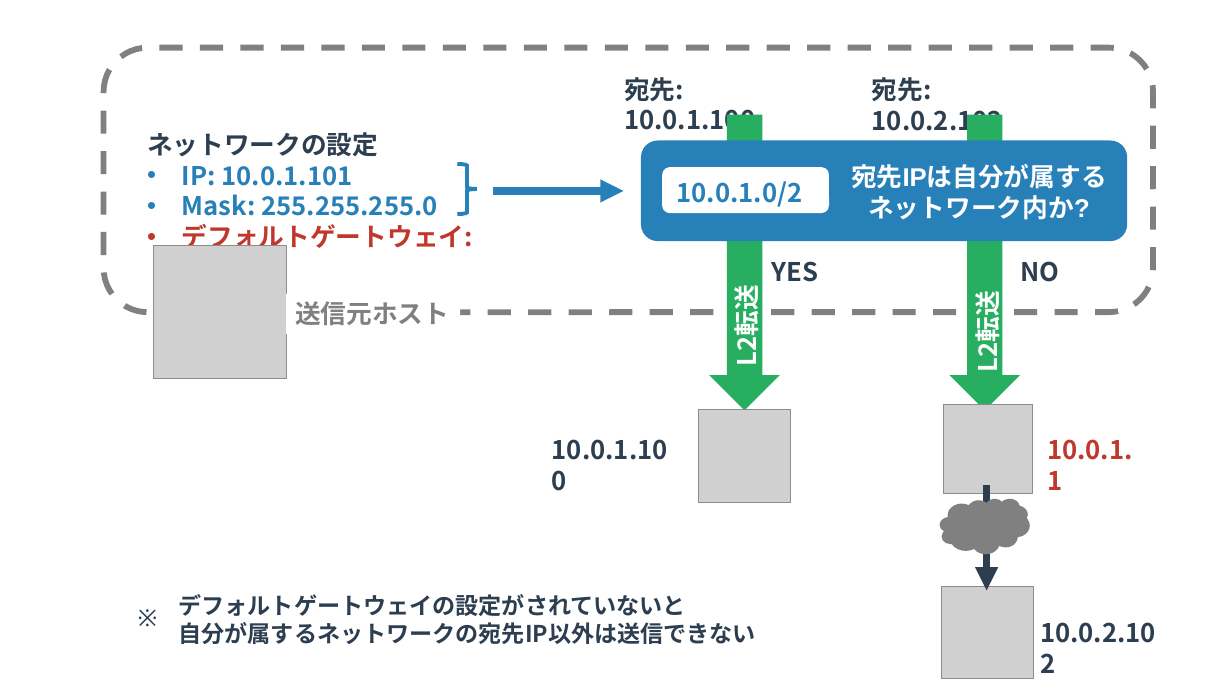
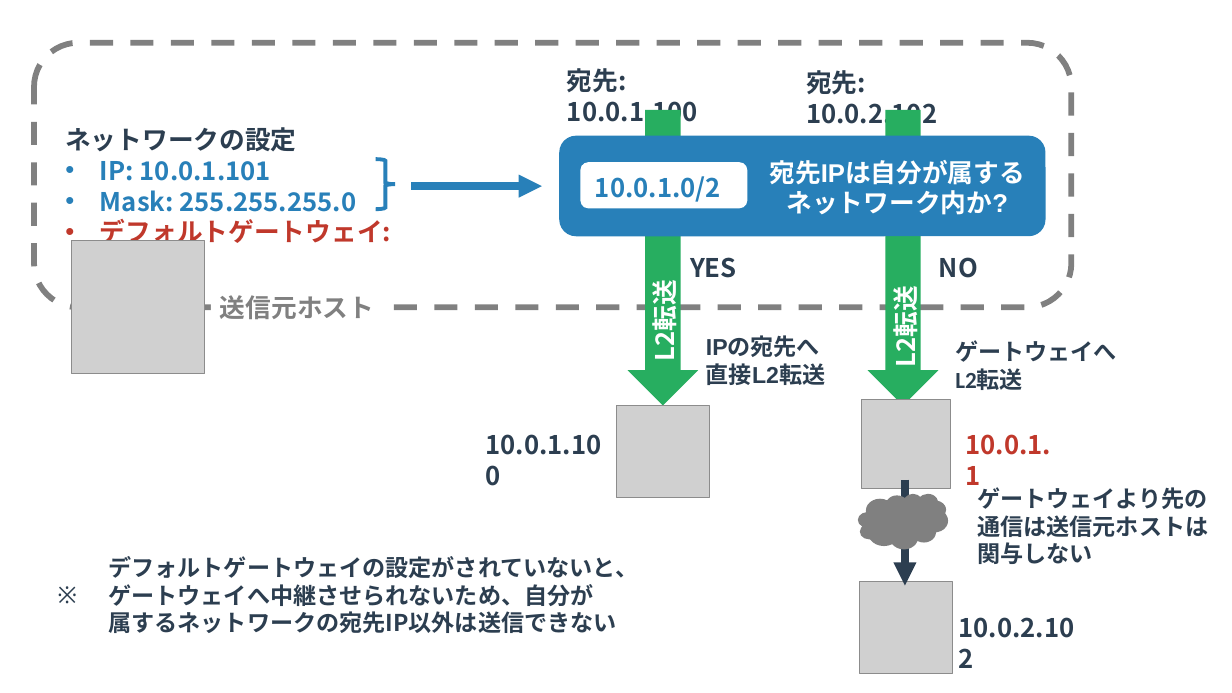
Before and after one commit to yuichi110/www.yuichi.com-network, a slide deck: slide 2 of slides/0030.pptx. Drawn at 1232x693 pixels with LibreOffice and Linux fonts; fonts in the diff are those of the drawing; grey boxes stand for pictures. Boxes give left, top, right and bottom in pixels: in the first picture for what was removed or moved away, otherwise in the second. Text is boxed around its words. In the diff, an @@ line names an element or a change of style, - is before the commit and + after.

```diff
--- a/slides/0030.pptx
+++ b/slides/0030.pptx
@@ rounded rectangle: place and size @@
-rounded rectangle at [104, 48, 1153, 312]
+rounded rectangle at [34, 43, 1072, 307]
@@ text "宛先: 10.0.1.100": place and size @@
-text "宛先: 10.0.1.100" at [624, 77, 755, 136]
+text "宛先: 10.0.1.100" at [567, 68, 698, 127]
@@ text "宛先: 10.0.2.102": place and size @@
-text "宛先: 10.0.2.102" at [872, 77, 1003, 137]
+text "宛先: 10.0.2.102" at [806, 70, 937, 129]
@@ 2 pictures, 1 text, 1 rounded rectangle: place and size @@
-2 pictures, 1 text, 1 rounded rectangle at [663, 167, 1032, 503]
+2 pictures, 1 text, 1 rounded rectangle at [580, 163, 950, 497]
@@ 8 texts, 2 pictures, 2 down arrows, 2 arrows, 1 rounded rectangle, 1 right brace, 1 cloud: place and size @@
-8 texts, 2 pictures, 2 down arrows, 2 arrows, 1 rounded rectangle, 1 right brace, 1 cloud at [147, 115, 1156, 678]
+8 texts, 2 pictures, 2 down arrows, 2 arrows, 1 rounded rectangle, 1 right brace, 1 cloud at [65, 110, 1074, 674]
@@ text "送信元ホスト": place and size @@
-text "送信元ホスト" at [295, 301, 449, 325]
+text "送信元ホスト" at [220, 295, 374, 319]
@@ text added at [706, 337, 825, 385], 18 pt, text #2C3E50, bold @@
+IPの宛先へ
+直接L2転送
@@ text added at [955, 340, 1117, 390], 18 pt, text #2C3E50, bold @@
+ゲートウェイへ
+L2転送
@@ text "10.0.1.100": place and size @@
-text "10.0.1.100" at [552, 439, 668, 460]
+text "10.0.1.100" at [486, 434, 602, 455]
@@ text added at [977, 484, 1208, 564], 18 pt, text #2C3E50, bold @@
+ゲートウェイより先の
+通信は送信元ホストは
+関与しない
@@ text at [108, 556, 638, 633]: text changed @@
-デフォルトゲートウェイの設定がされていないと
-自分が属するネットワークの宛先IP以外は送信できない
+デフォルトゲートウェイの設定がされていないと、
+ゲートウェイへ中継させられないため、自分が
+属するネットワークの宛先IP以外は送信できない
@@ text "※": place and size @@
-text "※" at [129, 599, 171, 636]
+text "※" at [49, 576, 91, 613]
```
Also in this commit, not shown: 2 other slides changed, 2 slides added, 2 other files.
